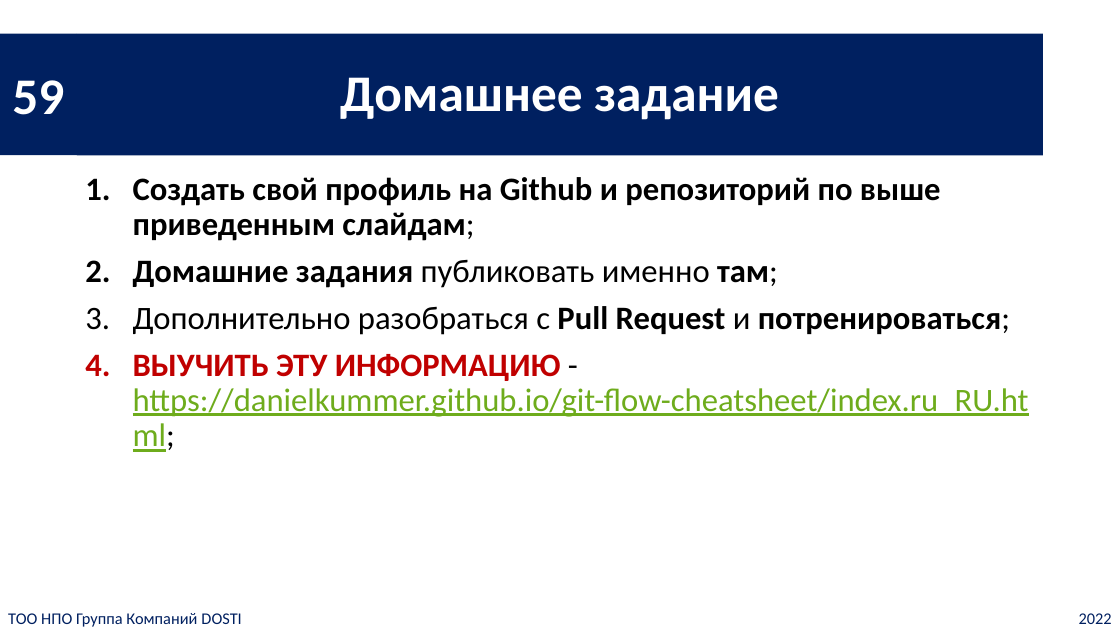
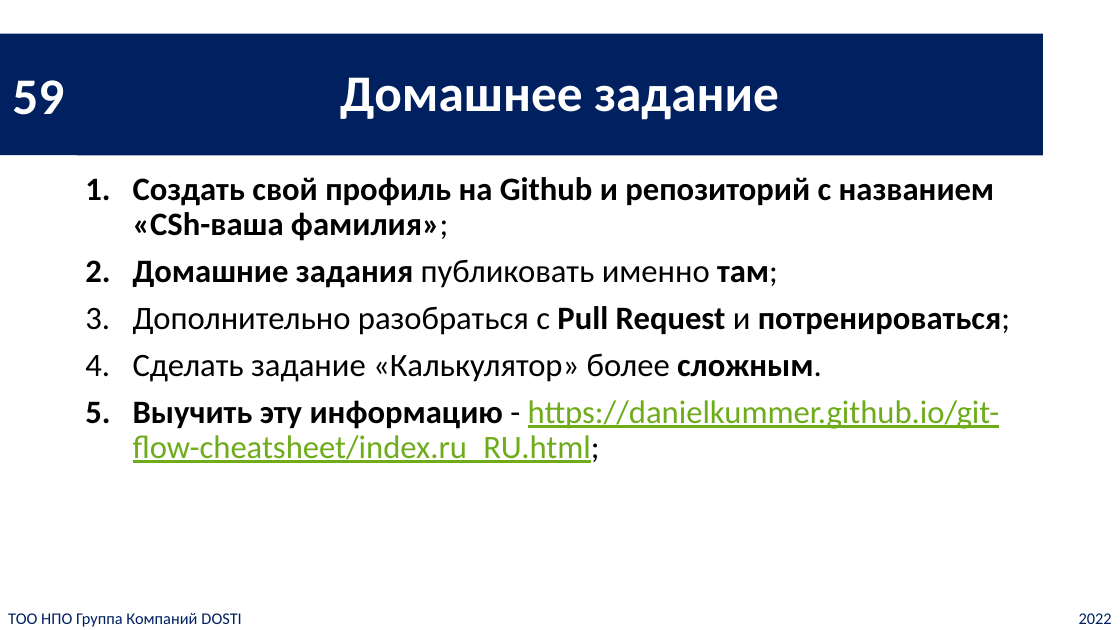
Before and after one commit to ic-dosti/CourseCShJunior, a slide deck: slide 52 of slides-ru/main_ru.pptx. Drawn at 1120x630 pixels with LibreOffice and Linux fonts; fonts in the diff are those of the drawing. Boxes give left, top, right and bottom in pixels: in the first picture for what was removed or moved away, otherwise in the second. Text is boxed around its words. In the diff, an @@ line names an element or a change of style, - is before the commit and + after.

```diff
--- a/slides-ru/main_ru.pptx
+++ b/slides-ru/main_ru.pptx
@@ text at (133,177,995,241): text changed @@
-1. Создать свой профиль на Github и репозиторий по выше приведенным слайдам;
+1. Создать свой профиль на Github и репозиторий с названием «CSh-ваша фамилия»;
@@ text at (133,354,1000,463): text changed @@
-4. ВЫУЧИТЬ ЭТУ ИНФОРМАЦИЮ - https://danielkummer.github.io/git-flow-cheatsheet/index.ru_RU.html;
+4. Сделать задание «Калькулятор» более сложным.
+5. Выучить эту информацию - https://danielkummer.github.io/git-flow-cheatsheet/index.ru_RU.html;
```
Also in this commit, not shown: 1 other slide changed, 16 other files.
